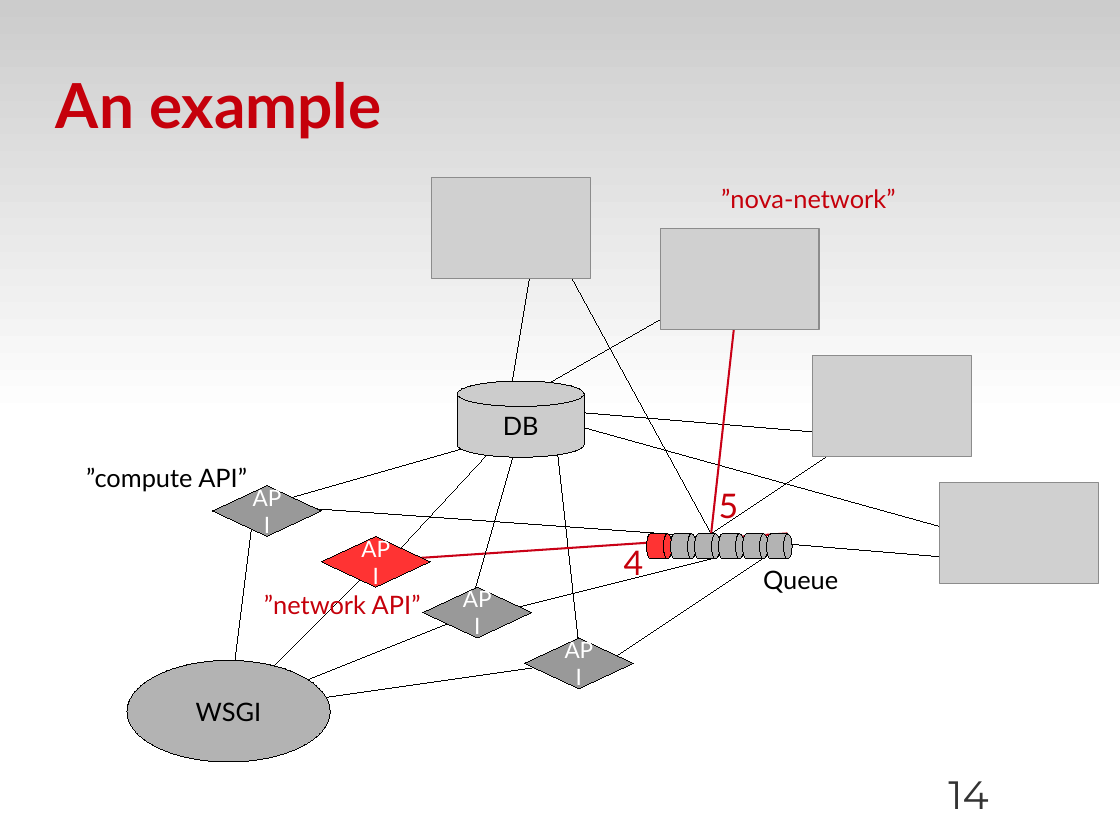
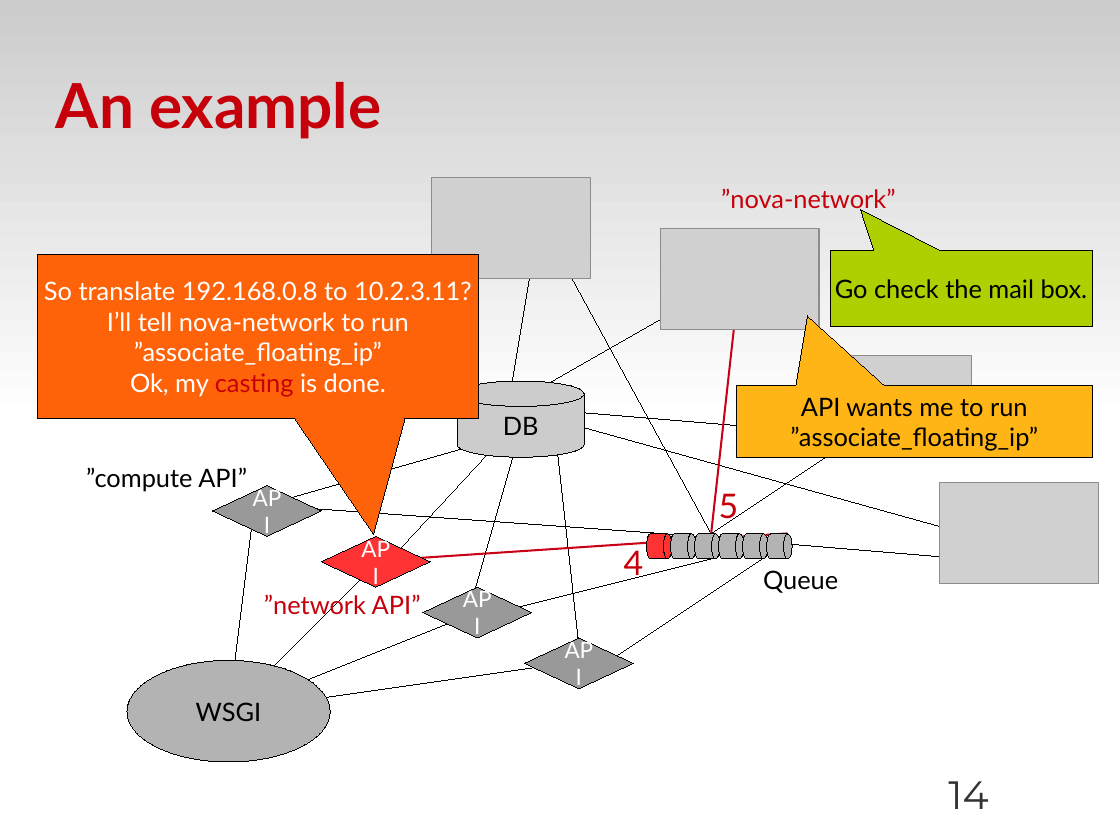
Before and after one commit to zyluo/talk-COSUG-2012, a slide deck: slide 14 of COSUG-2012.odp. Drawn at 1120x840 pixels with LibreOffice and Linux fonts; fonts in the diff are those of the drawing; grey boxes stand for pictures; background and template pictures are left out. Boxes give left, top, right and bottom in pixels: in the first picture for what was removed or moved away, otherwise in the second. Text is boxed around its words. In the diff, an @@ line names an element or a change of style, - is before the commit and + after.

Commit message:
add example text

```diff
--- a/COSUG-2012.odp
+++ b/COSUG-2012.odp
@@ speech box added at (38, 254, 479, 419), fill #FF6309, outline #000000 0 pt, 18 pt, text #FFFFFF @@
+So translate 192.168.0.8 to 10.2.3.11?
+I’ll tell nova-network to run
+”associate_floating_ip”
+Ok, my casting is done.
@@ speech box added at (830, 250, 1093, 326), fill #AECF00, outline #000000 0 pt, 18 pt, text #000000 @@
+Go check the mail box.
@@ speech box added at (737, 386, 1093, 457), fill #FFB515, outline #000000 0 pt, 18 pt, text #000000 @@
+API wants me to run
+”associate_floating_ip”
```
Also in this commit, not shown: 9 other slides changed, 2 other files.
